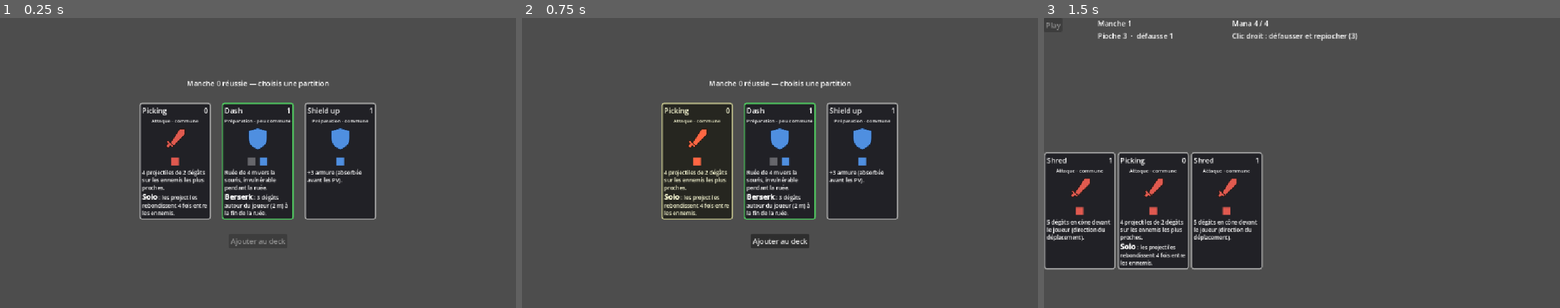
Above: before the commit, frames 1-3 (left to right).
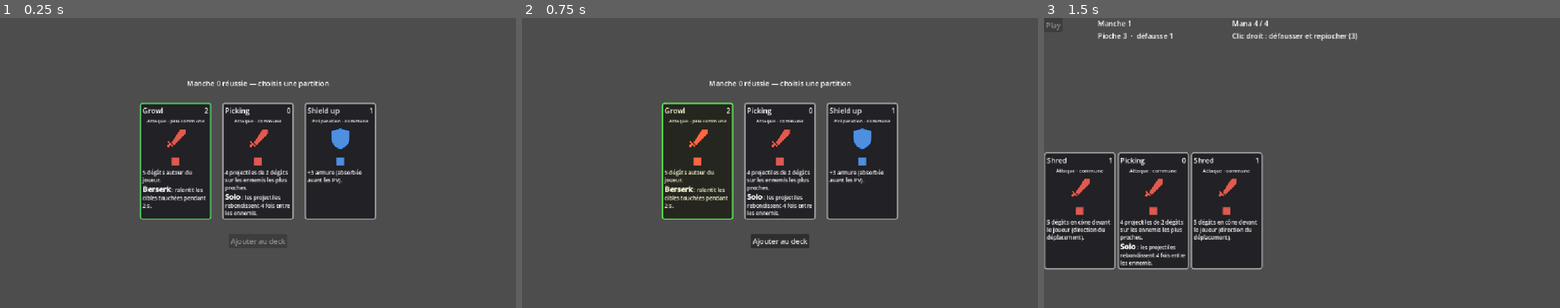
Above: after the commit, the same moments.

Repository: Vharaphis/AppassionatoProjectPrototype
Game: Godot game, scene res://scenes/rewardScene.tscn
Same seed, same stepped clock (60 frames per second), same inputs: the game is played once before the commit and once after it. This scene is started directly instead of the project's main scene.
Inputs (mouse positions are in pixels of both pictures, inside the frame that each line leads up to):
- Up to frame 1 (0.25 s): no input
- Up to frame 2 (0.75 s): tap Enter at 0.5 s; move the mouse to (697, 160) at 0.52 s; hold D (move_right) from 0.53 s (still down); click (697, 160) at 0.67 s
- Up to frame 3 (1.5 s): release D (move_right) at 1.25 s; click "Ajouter au deck" at 1.25 s

The runs differ from the first frame. In frame 1, 3.1% of the frame differs, in the area x 27-57%, y 29-70%; in frame 2, 3.1%; in frame 3, nothing differs.

Commit message:
feat(cards): Ampli
- AmpliEffect sets EffectContext.pending_multiplier (x2, no stacking)
- CombatRuntime applies and consumes it on the next Attaque/Préparation read;
  Flot cards neither use nor consume it
- the player glows while an Ampli is pending
- Ampli partition, added to the reward pool

Closes #37

Co-Authored-By: Claude Opus 5.5 <noreply@anthropic.com>

Diff:
--- /dev/null
+++ b/scenes/cards/Ampli.tres
@@ -0,0 +1,18 @@
+[gd_resource type="Resource" script_class="CardData" format=3]
+
+[ext_resource type="Script" uid="uid://v3hbk2005353" path="res://scripts/data/card_data.gd" id="1_card_data"]
+[ext_resource type="Script" uid="uid://drcxodvl17073" path="res://scripts/effects/card_effect.gd" id="2_card_effect"]
+[ext_resource type="Script" path="res://scripts/effects/ampli_effect.gd" id="3_ampli"]
+
+[sub_resource type="Resource" id="Resource_ampli"]
+script = ExtResource("3_ampli")
+
+[resource]
+script = ExtResource("1_card_data")
+card_name = "Ampli"
+type = 2
+rarity = 2
+cost = 2
+temporality = "xo"
+description = "Double tous les nombres de la prochaine partition Attaque ou Préparation lue."
+effects = Array[ExtResource("2_card_effect")]([SubResource("Resource_ampli")])
--- a/scenes/run/runState.tscn
+++ b/scenes/run/runState.tscn
@@ -8,10 +8,11 @@
 [ext_resource type="Resource" path="res://scenes/cards/Picking.tres" id="6_picking"]
 [ext_resource type="Resource" path="res://scenes/cards/Growl.tres" id="7_growl"]
 [ext_resource type="Resource" path="res://scenes/cards/Dash.tres" id="8_dash"]
+[ext_resource type="Resource" path="res://scenes/cards/Ampli.tres" id="9_ampli"]
 
 [node name="RunState" type="Node"]
 script = ExtResource("1_run_state")
-reward_pool = Array[ExtResource("3_card_data")]([ExtResource("4_shred"), ExtResource("5_shield_up"), ExtResource("6_picking"), ExtResource("7_growl"), ExtResource("8_dash")])
+reward_pool = Array[ExtResource("3_card_data")]([ExtResource("4_shred"), ExtResource("5_shield_up"), ExtResource("6_picking"), ExtResource("7_growl"), ExtResource("8_dash"), ExtResource("9_ampli")])
 
 [node name="Deck" type="Node" parent="."]
 script = ExtResource("2_deck")
--- a/scripts/combat/combat_runtime.gd
+++ b/scripts/combat/combat_runtime.gd
@@ -27,6 +27,11 @@
 	context.source = instance
 	context.card_index = card_index
 	context.effect_multiplier = 1.0
+	if instance.data and instance.data.type != CardData.Type.FLOW and context.pending_multiplier != 1.0:
+		context.effect_multiplier = context.pending_multiplier
+		context.pending_multiplier = 1.0
+		if player:
+			player.set_amplified(false)
 	for effect in instance.get_effects():
 		if effect:
 			effect.execute(context)
--- /dev/null
+++ b/scripts/effects/ampli_effect.gd
@@ -0,0 +1,12 @@
+class_name AmpliEffect
+extends CardEffect
+
+## Multiplies every number of the next Attaque or Préparation read. Flot cards
+## neither use nor consume it, and two Amplis in a row do not stack.
+
+@export var factor: float = 2.0
+
+func execute(ctx: EffectContext) -> void:
+	ctx.pending_multiplier = maxf(ctx.pending_multiplier, factor)
+	if ctx.player:
+		ctx.player.set_amplified(true)
--- a/scripts/effects/effect_context.gd
+++ b/scripts/effects/effect_context.gd
@@ -12,8 +12,10 @@
 ## Card currently being played and its position on the track.
 var source: CardInstance
 var card_index: int = -1
-## Multiplier applied to the numbers of the effects (for future "Ampli" cards).
+## Multiplier applied to the numbers of the effects of the card being played (Ampli).
 var effect_multiplier: float = 1.0
+## Set by Ampli, applied to (and consumed by) the next Attaque or Préparation read.
+var pending_multiplier: float = 1.0
 
 func get_enemies() -> Array[Enemy]:
 	var enemies: Array[Enemy] = []
--- a/scripts/player/player.gd
+++ b/scripts/player/player.gd
@@ -14,6 +14,7 @@
 
 var _dash_velocity: Vector3
 var _dash_left: float = 0.0
+var _ampli_material: StandardMaterial3D
 
 @onready var health: HealthComponent = %HealthComponent
 @onready var hurtbox: Area3D = %Hurtbox
@@ -42,6 +43,16 @@
 	_dash_velocity = direction.normalized() * distance / duration
 	_dash_left = duration
 	health.grant_invulnerability(duration)
+
+## Glow while an Ampli waits for the next card.
+func set_amplified(value: bool) -> void:
+	if _ampli_material == null:
+		_ampli_material = StandardMaterial3D.new()
+		_ampli_material.transparency = BaseMaterial3D.TRANSPARENCY_ALPHA
+		_ampli_material.shading_mode = BaseMaterial3D.SHADING_MODE_UNSHADED
+		_ampli_material.albedo_color = Color(1.0, 0.8, 0.2, 0.45)
+	for mesh in visual.find_children("*", "GeometryInstance3D", true, false):
+		(mesh as GeometryInstance3D).material_overlay = _ampli_material if value else null
 
 func is_dashing() -> bool:
 	return _dash_left > 0.0
--- a/tests/test_effects.gd
+++ b/tests/test_effects.gd
@@ -102,6 +102,24 @@
 	assert(not solo.is_met(_ctx))
 	_ctx.reader.free()
 
+	# Ampli: doubles the next Attaque/Préparation read only; Flot cards (another
+	# Ampli here) neither consume it nor stack with it.
+	var runtime = load("res://scripts/combat/combat_runtime.gd").new()
+	runtime.player = player
+	runtime.enemies_root = _ctx.enemies_root
+	_arena.add_child(runtime)
+	player.facing = Vector3(0, 0, 1)
+	var dummy = _enemy(Vector3(0, 0, 3))
+	dummy.health.max_health = 100
+	dummy.health.set_current_health(100)
+	var shred = _instance("res://scenes/cards/Shred.tres")
+	runtime.play_card(_instance("res://scenes/cards/Ampli.tres"))
+	runtime.play_card(_instance("res://scenes/cards/Ampli.tres"))
+	runtime.play_card(shred)
+	assert(dummy.health.current_health == 90)
+	runtime.play_card(shred)
+	assert(dummy.health.current_health == 85)
+
 func _instance(path: String):
 	return load("res://scripts/data/card_instance.gd").new(load(path))
 
Not shown, added: scripts/effects/ampli_effect.gd.uid
